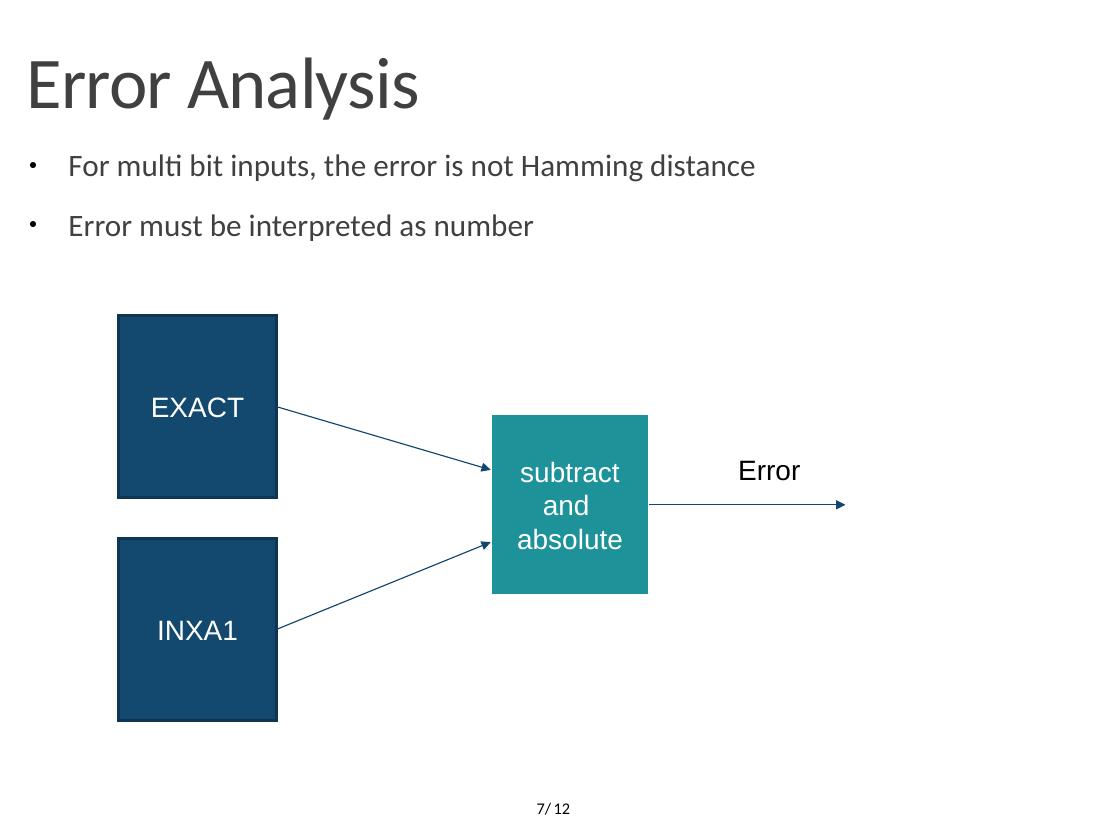
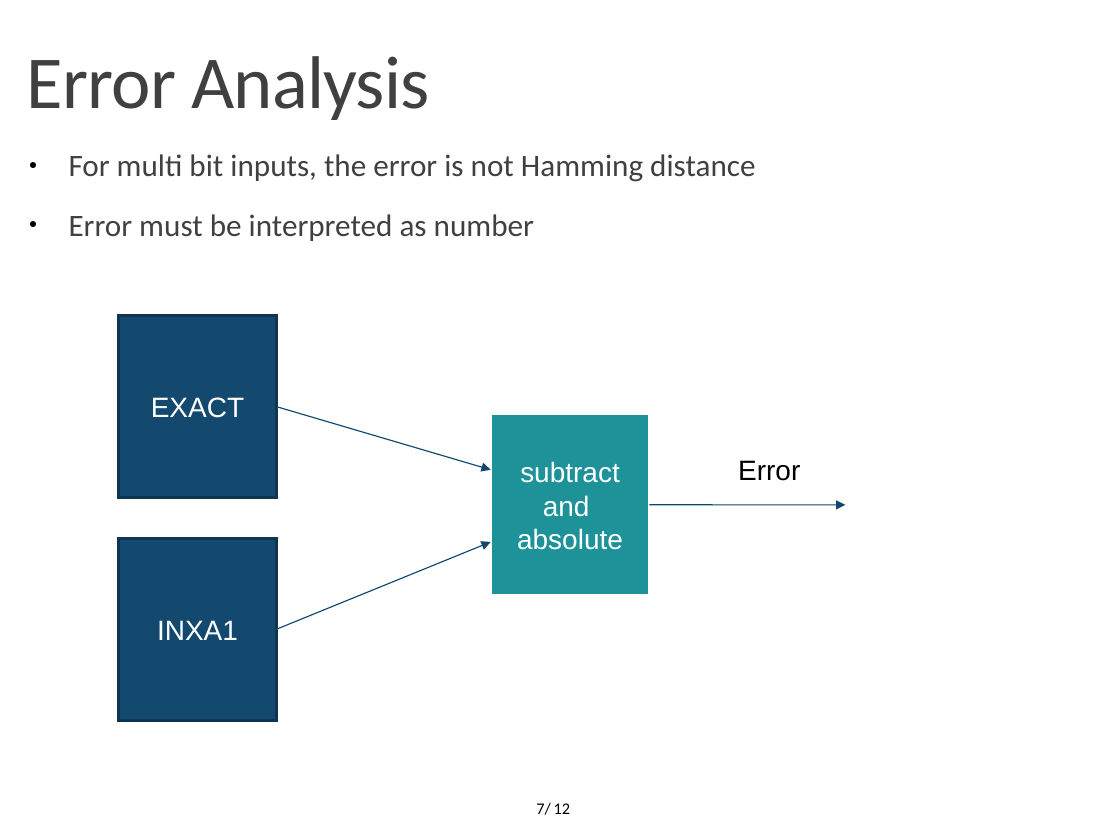
Before and after one commit to OrionLightning/Approximate-Circuit, a slide deck: slide 7 of Presentation Slides/Midterm 23-11-2021.pptx. Drawn at 1120x840 pixels with LibreOffice and Linux fonts; fonts in the diff are those of the drawing; background and template pictures are left out. Boxes give left, top, right and bottom in pixels: in the first picture for what was removed or moved away, otherwise in the second. Text is boxed around its words. In the diff, an @@ line names an element or a change of style, - is before the commit and + after.

```diff
--- a/Presentation Slides/Midterm 23-11-2021.pptx
+++ b/Presentation Slides/Midterm 23-11-2021.pptx
@@ text "Error Analysis" at (27, 56, 429, 120): size 46.8 to 48 pt @@
@@ arrow removed from (650, 505) to (846, 505) @@
@@ freeform shape added at (650, 505, 846, 505), outline #11476E 0.75 pt @@
```
Also in this commit, not shown: 7 other slides changed, 1 other file.
